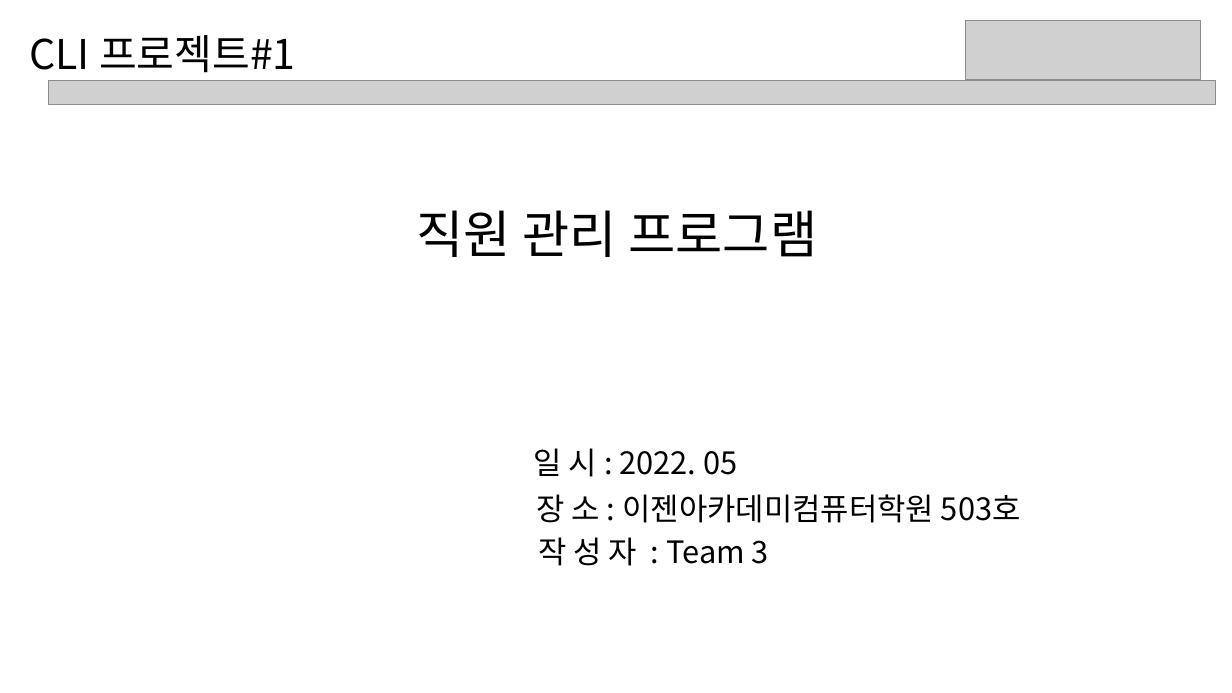
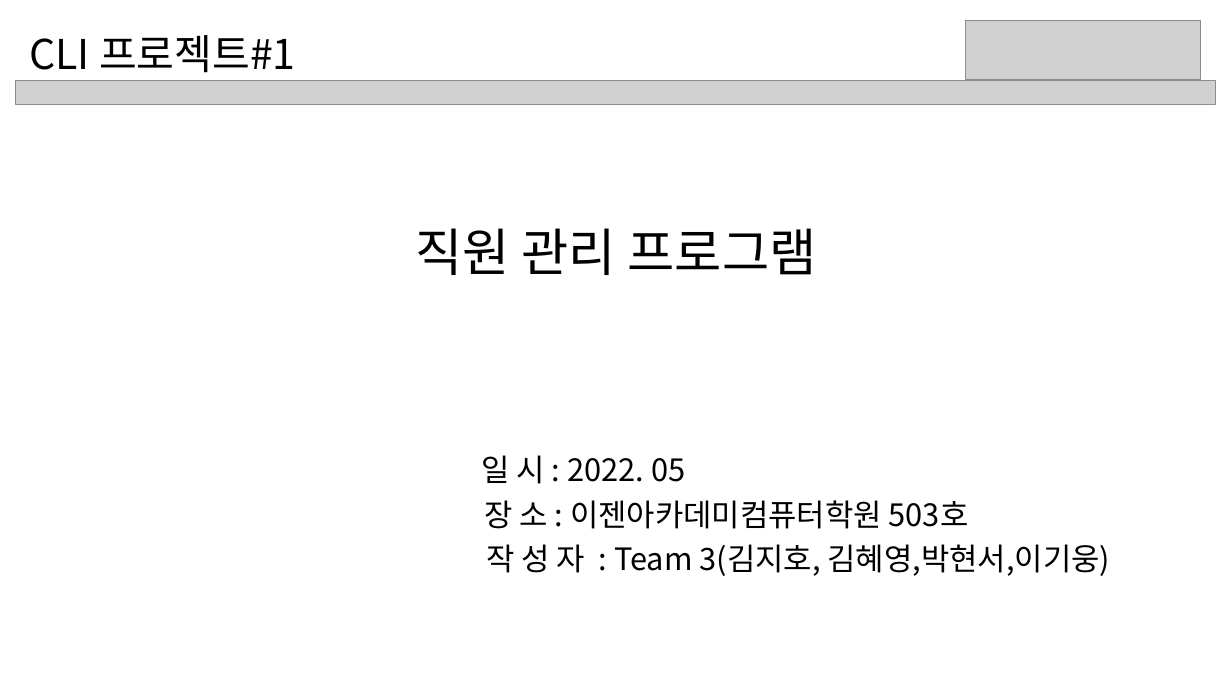
Before and after one commit to jihokim86/-team3-1st-_-project, a slide deck: slide 1 of CLI_직원관리프로그램.pptx. Drawn at 1232x693 pixels with LibreOffice and Linux fonts; fonts in the diff are those of the drawing; grey boxes stand for pictures. Boxes give left, top, right and bottom in pixels: in the first picture for what was removed or moved away, otherwise in the second. Text is boxed around its words. In the diff, an @@ line names an element or a change of style, - is before the commit and + after.

```diff
--- a/CLI_직원관리프로그램.pptx
+++ b/CLI_직원관리프로그램.pptx
@@ picture: place and size @@
-picture at box(49, 80, 1216, 105)
+picture at box(15, 80, 1216, 105)
@@ text "직원 관리 프로그램": place and size @@
-text "직원 관리 프로그램" at box(416, 210, 817, 257)
+text "직원 관리 프로그램" at box(416, 228, 817, 275)
@@ text "일 시 : 2022. 05": place and size @@
-text "일 시 : 2022. 05" at box(534, 448, 737, 477)
+text "일 시 : 2022. 05" at box(481, 455, 685, 484)
@@ text "장 소 : 이젠아카데미컴퓨터학원 503호": place and size @@
-text "장 소 : 이젠아카데미컴퓨터학원 503호" at box(536, 494, 1021, 523)
+text "장 소 : 이젠아카데미컴퓨터학원 503호" at box(484, 500, 969, 529)
@@ text at box(486, 544, 1111, 576): text changed @@
-작 성 자 : Team 3
+작 성 자 : Team 3(김지호, 김혜영,박현서,이기웅)
```
Also in this commit, not shown: 10 other slides changed, 7 slides added.
